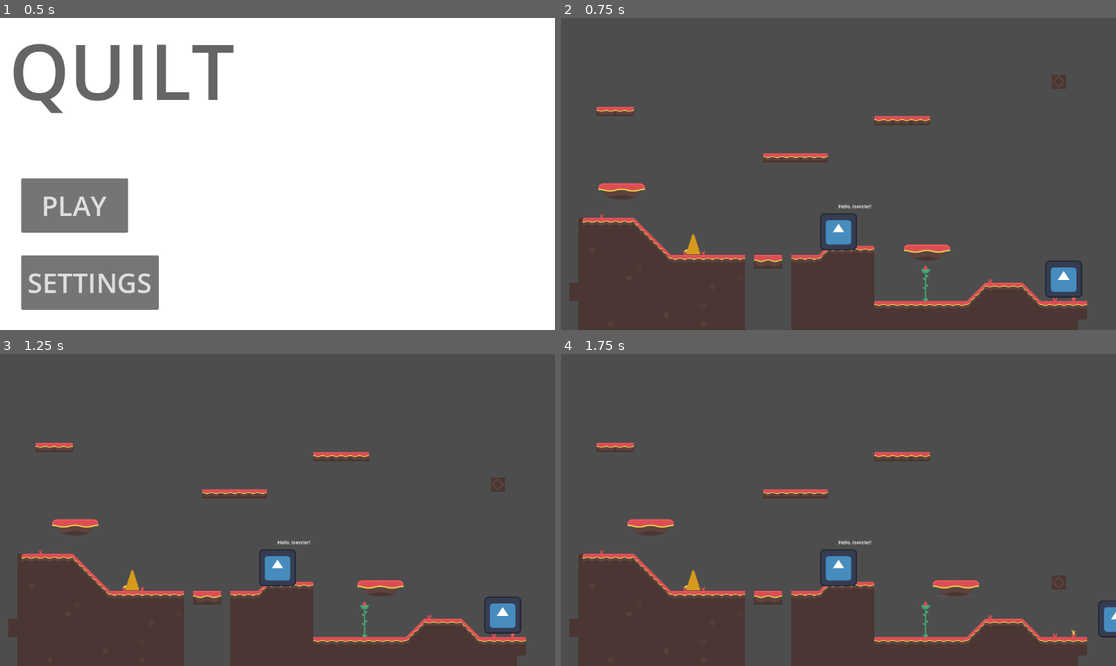
Above: before the commit, frames 1-4 (two rows, left to right).
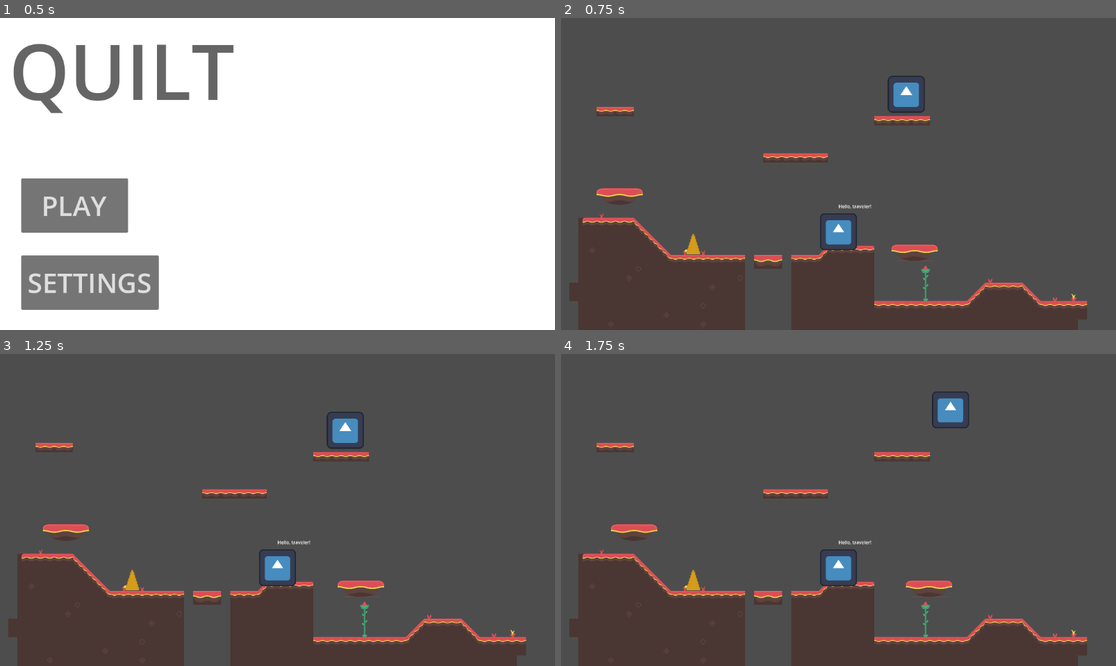
Above: after the commit, the same moments.

Repository: unsaltedkale/Quilt
Game: Godot game, scene res://main.tscn
Two runs of this game, one before a commit and one after it. Both use one fixed random seed, a clock stepped at 60 frames per second and the inputs below. The engine's default icon, where the game draws it, is replaced by a stand-in: a white triangle on a blue panel in a dark square.
Inputs (mouse positions are in pixels of both pictures, inside the frame that each line leads up to):
- Up to frame 1 (0.5 s): no input
- Up to frame 2 (0.75 s): click "PLAY" at 0.5 s
- Up to frame 3 (1.25 s): no input
- Up to frame 4 (1.75 s): move the mouse to (960, 494) at 1.27 s; hold D (move_right) from 1.28 s (still down); click (960, 494) at 1.35 s; tap Space (jump) at 1.52 s

Frame 1 is identical in both runs. In frame 2, 1.7% of the frame differs, in the area x 6-94%, y 18-90%; in frame 3, 1.8%, in the area x 7-94%, y 18-90%; in frame 4, 1.6%.

Commit message:
Fixed Moving Platforms, Made Falling Objects

Diff:
--- a/Elena/Scenes/fallingobject.tscn
+++ b/Elena/Scenes/fallingobject.tscn
@@ -1,31 +1,29 @@
-[gd_scene load_steps=5 format=3 uid="uid://d8pa8gykvlst"]
+[gd_scene load_steps=5 format=3 uid="uid://buupn0jojkqy0"]
 
-[ext_resource type="Script" uid="uid://bnrx6sp27287e" path="res://Elena/Scripts/fallingobject.gd" id="1_xob57"]
+[ext_resource type="Script" uid="uid://d2frnke7ct6s2" path="res://Elena/Scripts/fallingobjectarea_2d.gd" id="1_mi2kw"]
 [ext_resource type="Texture2D" uid="uid://nycislmjusp8" path="res://Resources/tilesheet_complete.png" id="2_a5jbd"]
 
-[sub_resource type="RectangleShape2D" id="RectangleShape2D_fd3yo"]
-size = Vector2(46.5, 46)
+[sub_resource type="RectangleShape2D" id="RectangleShape2D_eo7n0"]
+size = Vector2(62, 60)
 
-[sub_resource type="RectangleShape2D" id="RectangleShape2D_mi2kw"]
-size = Vector2(113, 116)
+[sub_resource type="CircleShape2D" id="CircleShape2D_5ns6d"]
+radius = 38.118237
 
 [node name="fallingobject" type="RigidBody2D"]
-script = ExtResource("1_xob57")
-metadata/_edit_group_ = true
 
 [node name="CollisionShape2D" type="CollisionShape2D" parent="."]
-position = Vector2(-0.5, 0)
-scale = Vector2(2, 2)
-shape = SubResource("RectangleShape2D_fd3yo")
+position = Vector2(1, 0)
+shape = SubResource("RectangleShape2D_eo7n0")
+
+[node name="fallingobjectarea2d" type="Area2D" parent="."]
+script = ExtResource("1_mi2kw")
+
+[node name="CollisionShape2D" type="CollisionShape2D" parent="fallingobjectarea2d"]
+shape = SubResource("CircleShape2D_5ns6d")
 
 [node name="Sprite2D" type="Sprite2D" parent="."]
-scale = Vector2(2, 2)
+position = Vector2(0.5000026, 1.0000011)
+scale = Vector2(1.2708335, 1.1666666)
 texture = ExtResource("2_a5jbd")
 region_enabled = true
 region_rect = Rect2(8, 72, 48, 48)
-
-[node name="Area2D" type="Area2D" parent="."]
-
-[node name="CollisionShape2D" type="CollisionShape2D" parent="Area2D"]
-position = Vector2(-0.5, 1)
-shape = SubResource("RectangleShape2D_mi2kw")
--- a/Elena/Scenes/movingplatform.tscn
+++ b/Elena/Scenes/movingplatform.tscn
@@ -6,7 +6,7 @@
 [sub_resource type="RectangleShape2D" id="RectangleShape2D_lpq4i"]
 size = Vector2(326, 58)
 
-[node name="MovingPlatform" type="CharacterBody2D" groups=["Ground"]]
+[node name="MovingPlatform" type="AnimatableBody2D" groups=["Ground"]]
 script = ExtResource("1_7qba8")
 
 [node name="CollisionShape2D" type="CollisionShape2D" parent="."]
--- a/Elena/Scripts/fallingobject.gd
+++ b/Elena/Scripts/fallingobjectarea_2d.gd
@@ -1,11 +1,9 @@
-extends RigidBody2D
+extends Area2D
 
 @export var damage_amount: int = 5
 
 func _ready():
-	var damage_area = $DamageArea
-	if damage_area:
-		damage_area.connect("body_entered", Callable(self, "_on_body_entered"))
+	connect("body_entered", Callable(self, "_on_body_entered"))
 
 func _on_body_entered(body: Node) -> void:
 	if body.has_method("take_damage"):
--- a/Elena/Scripts/movingplatform.gd
+++ b/Elena/Scripts/movingplatform.gd
@@ -1,4 +1,4 @@
-extends CharacterBody2D
+extends AnimatableBody2D
 
 @export var point_a: Vector2
 @export var point_b: Vector2
@@ -20,16 +20,13 @@
 	var distance = global_position.distance_to(_target_point)
 
 	if distance < 2.0:
-		# Arrived at target
 		_moving_to_b = !_moving_to_b
 		_target_point = point_b if _moving_to_b else point_a
 		_wait()
 	else:
-		velocity = direction * speed
-		move_and_slide()
+		global_position += direction * speed * delta
 
 func _wait():
 	_waiting = true
-	velocity = Vector2.ZERO
 	await get_tree().create_timer(wait_time).timeout
 	_waiting = false
--- a/main.tscn
+++ b/main.tscn
@@ -8,23 +8,45 @@
 [ext_resource type="PackedScene" uid="uid://b7d7v3oy8f5u3" path="res://Elena/Scenes/spike.tscn" id="6_7mycd"]
 [ext_resource type="PackedScene" uid="uid://dacoqwe3msj05" path="res://Elena/Scenes/movingplatform.tscn" id="7_272bh"]
 [ext_resource type="PackedScene" uid="uid://bynaee88w7bws" path="res://Elena/Scenes/dissapearing_platform.tscn" id="8_5vw27"]
-[ext_resource type="PackedScene" uid="uid://d8pa8gykvlst" path="res://Elena/Scenes/fallingobject.tscn" id="9_kek77"]
 
 [sub_resource type="GDScript" id="GDScript_4c57u"]
 script/source = "extends Node2D  # Or whatever node you're using to spawn the objects
 
-# Exported variable to set spawn position in the Inspector
-@export var spawn_position: Vector2 = Vector2.ZERO
-
-var FallingObjectScene = preload(\"res://Elena/Scenes/fallingobject.tscn\")
-
-func spawn_falling_object():
-	var falling_object_instance = FallingObjectScene.instantiate()
-
-	# Use the exported position from the Inspector
-	falling_object_instance.position = spawn_position
-
-	add_child(falling_object_instance)
+var fallingobject = preload(\"res://Elena/Scenes/fallingobject.tscn\")
+var spawn_times = [2.0, 1.0, 2.0, 3.0] #I think time starts counting after previous - So the second time is actualy that time + previous.
+var current_index = 0
+var timer_started = false
+var spawn_positions = [
+	Vector2(6597, 1200),
+	Vector2(4000,1200),
+	Vector2(3750,1200),
+	Vector2(4500, 1200)
+]
+
+func _ready():
+	if spawn_times.size() > 0:
+		$Timer.start(spawn_times[current_index])
+
+func _process(delta):
+	var player = get_node(\"Player\")
+	if not timer_started and player.velocity.length()> 0:
+		$Timer.start(spawn_times[current_index])
+		timer_started = true
+
+func inst(pos: Vector2):
+	var instance = fallingobject.instantiate()
+	instance.position = pos
+	add_child(instance)
+
+func _on_timer_timeout() -> void:
+	var pos = spawn_positions[current_index]
+	inst(pos)
+
+	current_index += 1
+	if current_index < spawn_times.size():
+		$Timer.start(spawn_times[current_index])
+	else:
+		$Timer.stop()
 "
 
 [sub_resource type="TileSetAtlasSource" id="TileSetAtlasSource_h2yge"]
@@ -633,22 +655,18 @@
 script = ExtResource("3_1bvp3")
 
 [node name="Player" parent="." instance=ExtResource("5_lquwl")]
-position = Vector2(6516, 2758)
+position = Vector2(5442, 1460)
 scale = Vector2(2, 2)
 
 [node name="MovingPlatform" parent="." instance=ExtResource("7_272bh")]
-position = Vector2(5460, 2545)
-point_a = Vector2(5460, 2532)
-point_b = Vector2(6713, 2532)
-speed = 200.0
-wait_time = 0.25
+position = Vector2(5451, 2545)
+point_a = Vector2(5451, 2545)
+point_b = Vector2(6534, 2545)
 
 [node name="MovingPlatform2" parent="." instance=ExtResource("7_272bh")]
-position = Vector2(3401, 2120)
-point_a = Vector2(6638, 2120)
-point_b = Vector2(3401, 2120)
-speed = 200.0
-wait_time = 0.25
+position = Vector2(3410, 2156)
+point_a = Vector2(3410, 2156)
+point_b = Vector2(6607, 2156)
 
 [node name="DissapearingPlatform" parent="." instance=ExtResource("8_5vw27")]
 position = Vector2(4513, 2608)
@@ -656,5 +674,6 @@
 [node name="StaticBody2D" parent="." instance=ExtResource("6_7mycd")]
 position = Vector2(3994, 2469)
 
-[node name="fallingobject" parent="." instance=ExtResource("9_kek77")]
-position = Vector2(6524, 1098)
+[node name="Timer" type="Timer" parent="."]
+
+[connection signal="timeout" from="Timer" to="." method="_on_timer_timeout"]
Not shown, removed: Elena/Scripts/fallingobject.gd.uid
Not shown, added: Elena/Scripts/fallingobjectarea_2d.gd.uid
Not shown: 1 places in main.tscn that only renumber resources
